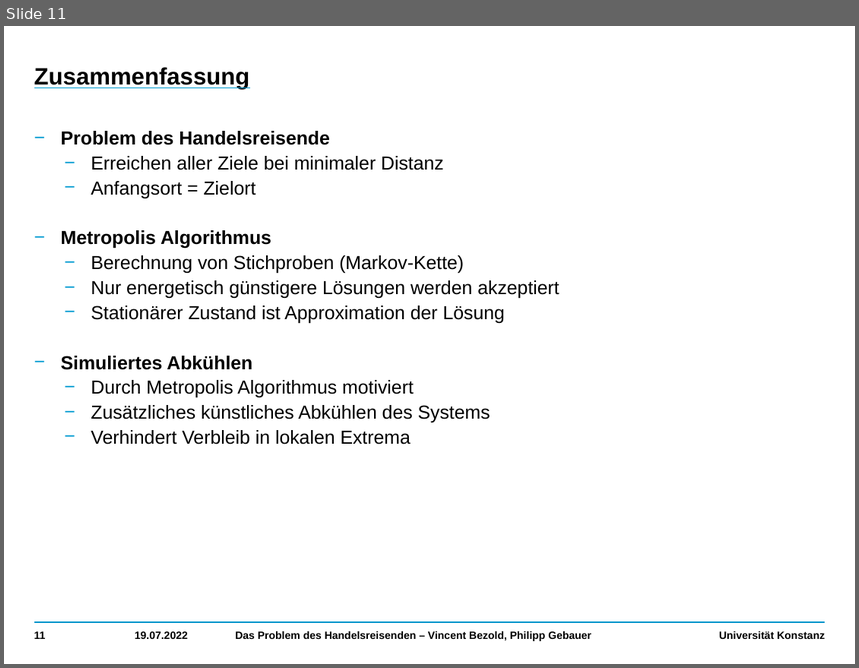
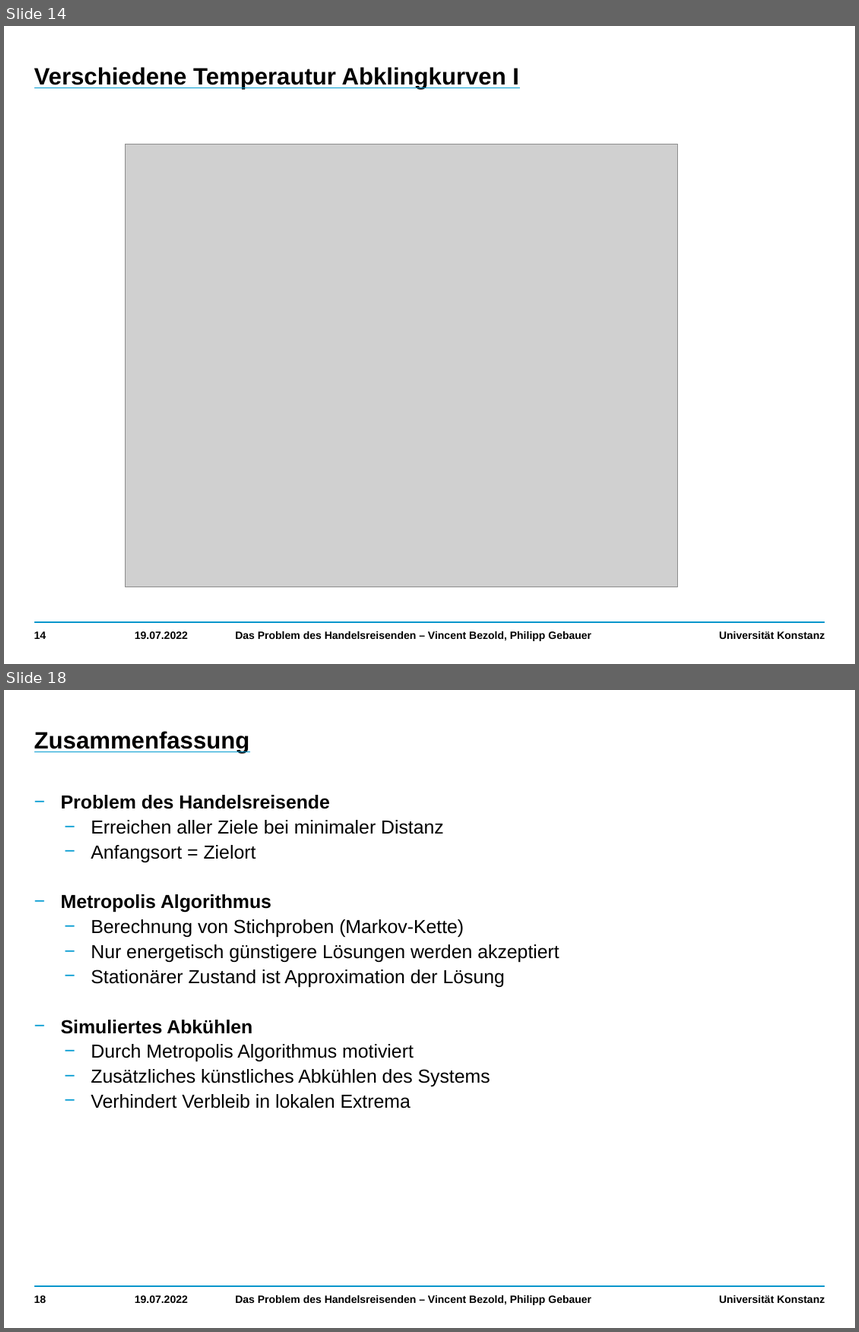
Before and after one commit to VincentBezold/Computer-simulation-stochastic-optimization, a slide deck: Travelling Salesman.pptx. Shown one above the other, each under a label of ours: slide 11 before the commit, slides 14 and 18 after it; the slides between them are not shown. The pictures are 859x668 and 859x1332 pixels, drawn with LibreOffice and Linux fonts; fonts in the diff are those of the drawing; grey boxes stand for pictures. Boxes give left, top, right and bottom in pixels: in the first picture for what was removed or moved away, otherwise in the second. Text is boxed around its words. In the diff, an @@ line names an element or a change of style, - is before the commit and + after.

```diff
--- a/Travelling Salesman.pptx
+++ b/Travelling Salesman.pptx
@@ slide 14 added at box(4, 26, 855, 664), background #FFFFFF; not listed: 2 template elements that a slide beside it also shows @@
@@ title added at box(34, 67, 519, 90), 20 pt, text #000000, bold, underline @@
+Verschiedene Temperautur Abklingkurven I
@@ picture added at box(125, 145, 677, 587) @@
@@ page number added at box(34, 632, 47, 639), 9 pt, text #000000, bold @@
+14
@@ text added at box(135, 632, 188, 639), 9 pt, text #000000, bold @@
+19.07.2022
@@ text added at box(235, 632, 591, 642), 9 pt, text #000000, bold @@
+Das Problem des Handelsreisenden – Vincent Bezold, Philipp Gebauer
@@ what was slide 11 is now slide 18 @@
@@ page number at box(34, 1296, 47, 1303): text changed @@
-11
+18
```
Also in this commit, not shown: 5 slides changed, 6 other slides added.
